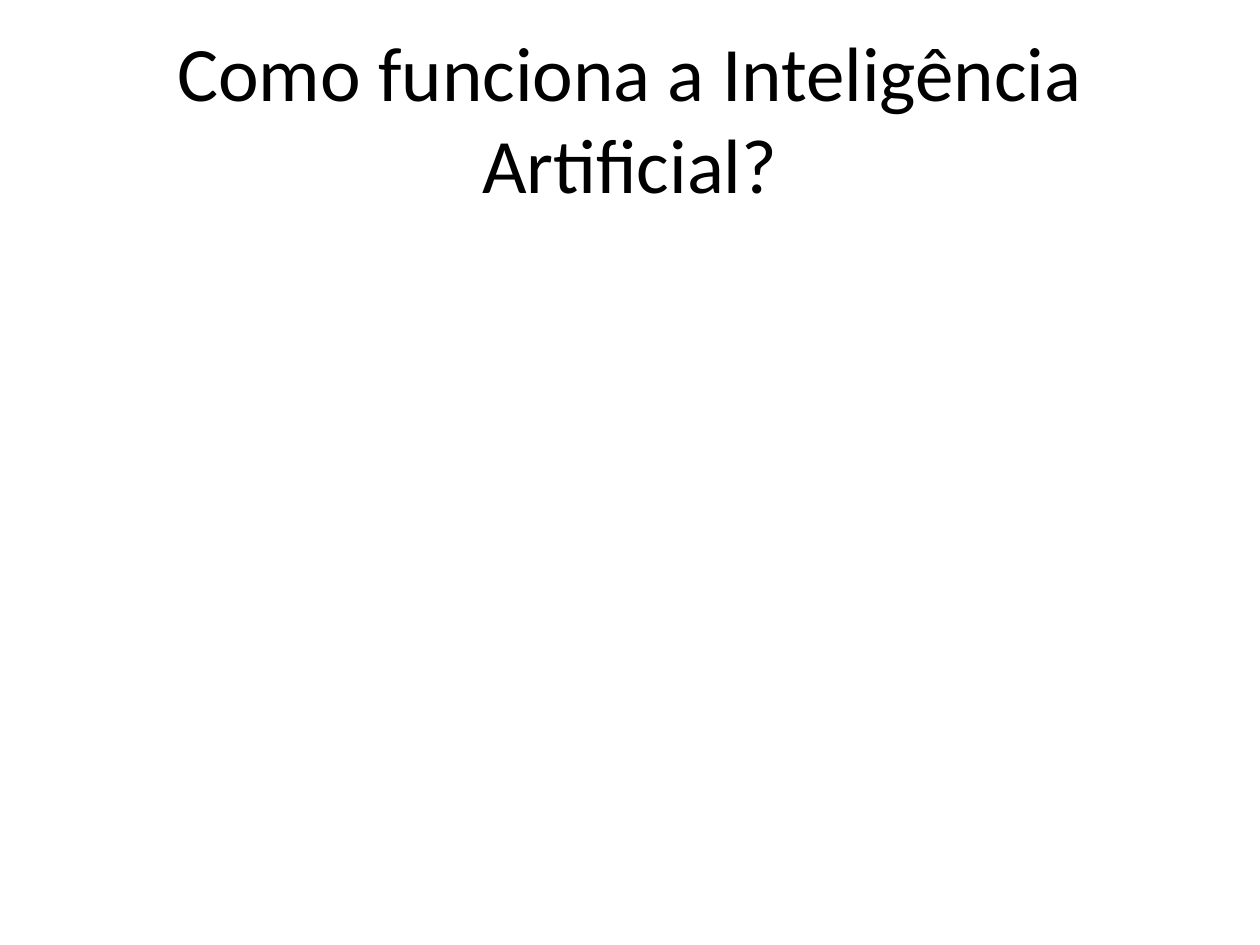
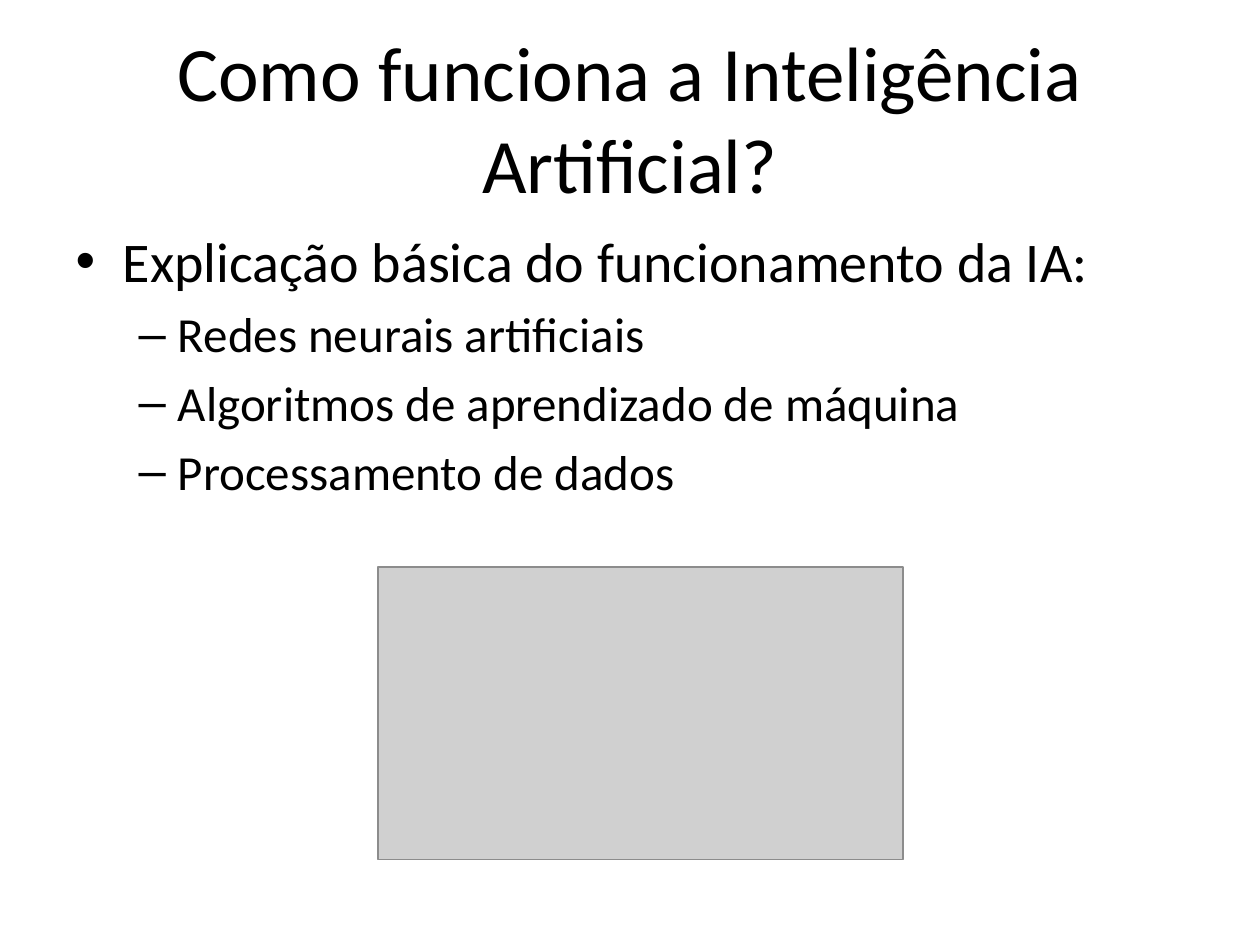
Before and after one commit to lcdlemos/EstagioNutes, a slide deck: slide 3 of Slides/auto_apresentacao.pptx. Drawn at 1260x945 pixels with LibreOffice and Linux fonts; fonts in the diff are those of the drawing; grey boxes stand for pictures. Boxes give left, top, right and bottom in pixels: in the first picture for what was removed or moved away, otherwise in the second. Text is boxed around its words. In the diff, an @@ line names an element or a change of style, - is before the commit and + after.

```diff
--- a/Slides/auto_apresentacao.pptx
+++ b/Slides/auto_apresentacao.pptx
@@ text added at [123, 243, 1087, 491], 28 pt, text #000000 @@
+• Explicação básica do funcionamento da IA:
+  – Redes neurais artificiais
+  – Algoritmos de aprendizado de máquina
+  – Processamento de dados
@@ picture added at [378, 567, 903, 859] @@
```
Also in this commit, not shown: 3 other slides changed, 1 slide added, 1 slide removed, 2 other files.
